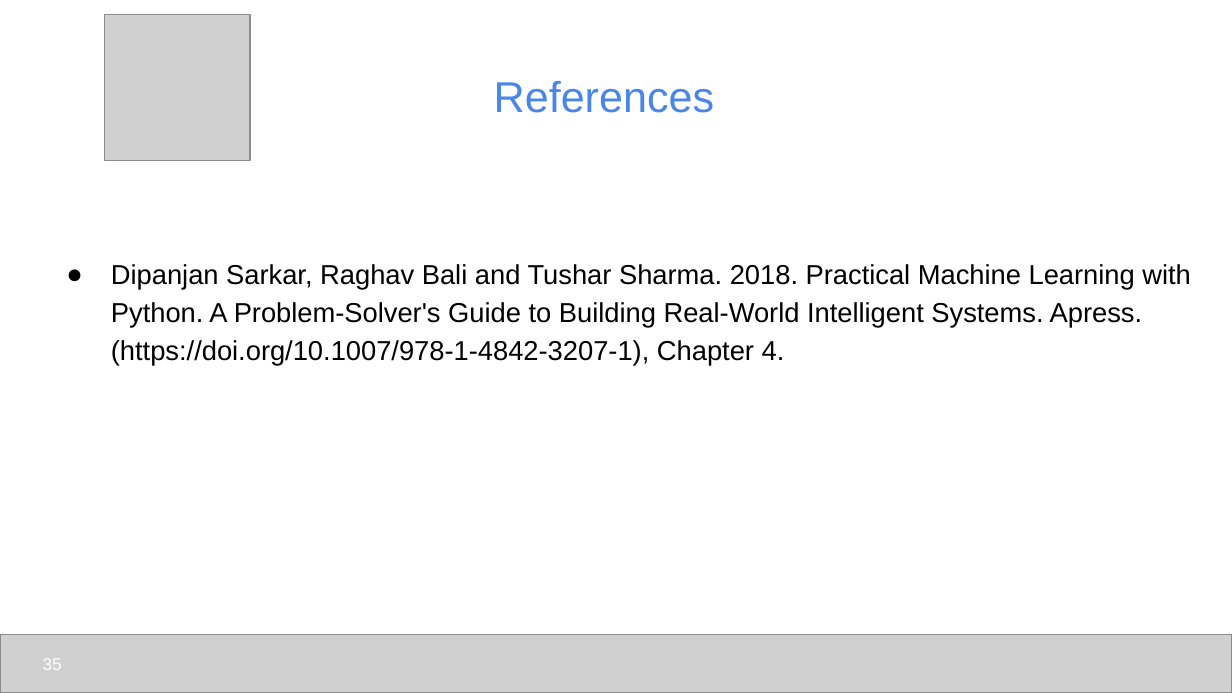
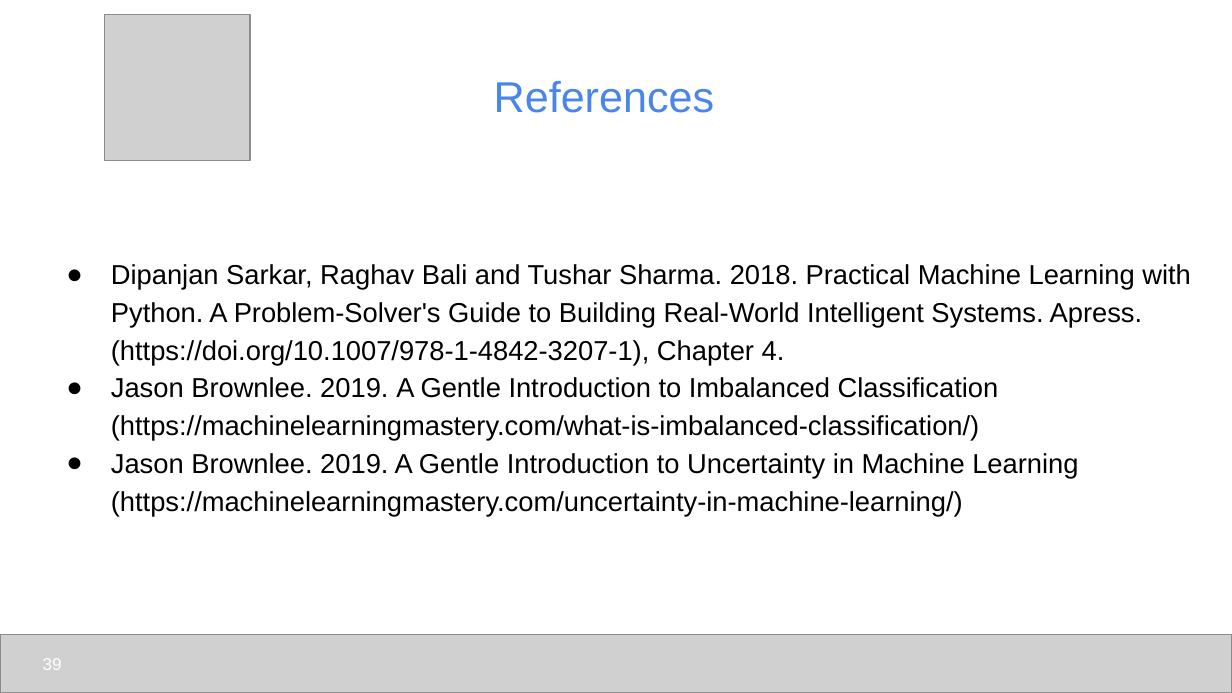
Before and after one commit to udel-cbcb/al_ml_workshop, a slide deck: slide 39 of Day_3/Lectures/Day_3_Lecture_Feature_Engineering_Scaling_Selection.pptx (slide 35 before the commit). Drawn at 1232x693 pixels with LibreOffice and Linux fonts; fonts in the diff are those of the drawing; grey boxes stand for pictures. Boxes give left, top, right and bottom in pixels: in the first picture for what was removed or moved away, otherwise in the second. Text is boxed around its words. In the diff, an @@ line names an element or a change of style, - is before the commit and + after.

```diff
--- a/Day_3/Lectures/Day_3_Lecture_Feature_Engineering_Scaling_Selection.pptx
+++ b/Day_3/Lectures/Day_3_Lecture_Feature_Engineering_Scaling_Selection.pptx
@@ text at [111, 377, 1078, 516]: paragraphs added @@
+● Jason Brownlee. 2019. A Gentle Introduction to Imbalanced Classification (https://machinelearningmastery.com/what-is-imbalanced-classification/)
+● Jason Brownlee. 2019. A Gentle Introduction to Uncertainty in Machine Learning (https://machinelearningmastery.com/uncertainty-in-machine-learning/)
@@ page number at [43, 658, 62, 670]: text changed @@
-35
+39
```
Also in this commit, not shown: 5 slides added, 1 slide removed, 14 other files.
